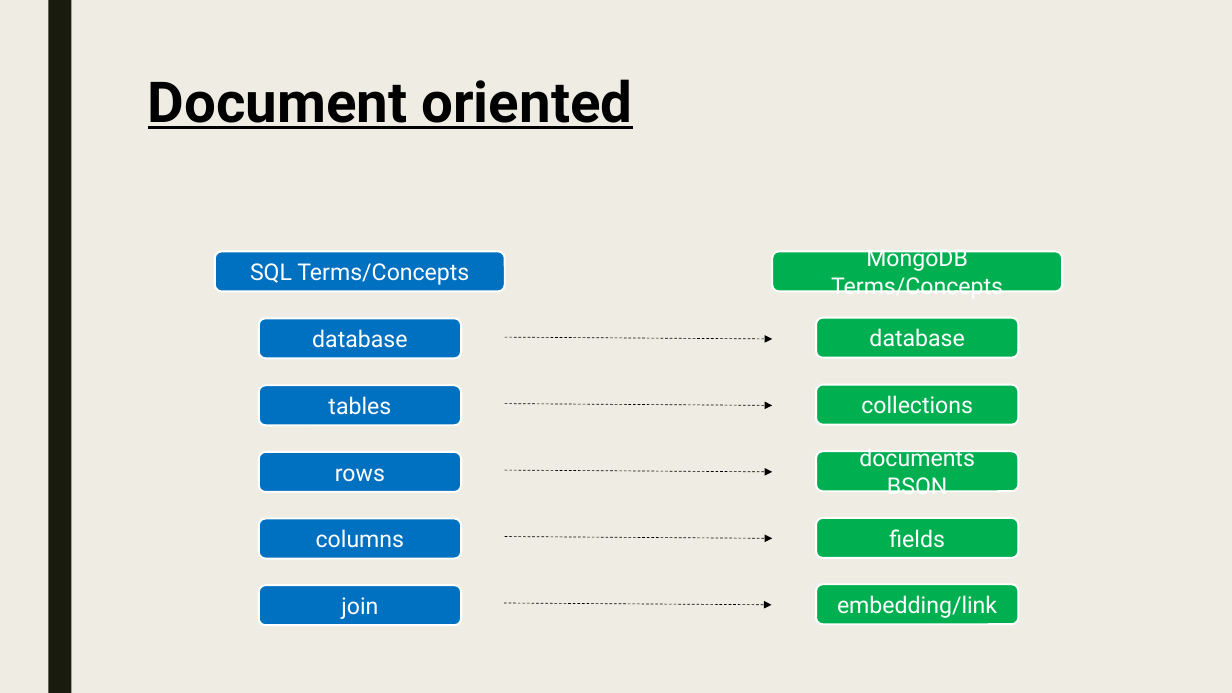
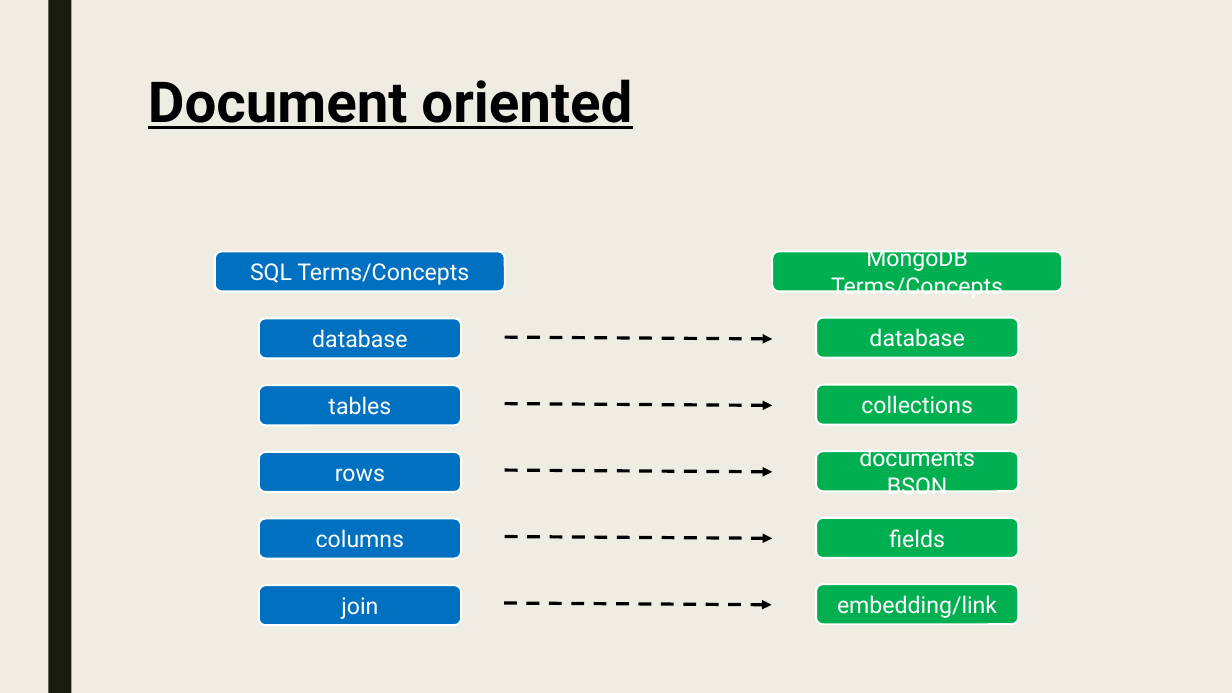
Before and after one commit to pkyurkchiev/mean-stack, a slide deck: slide 10 of presentations/mongoDB.pptx. Drawn at 1232x693 pixels with LibreOffice and Linux fonts; fonts in the diff are those of the drawing. Boxes give left, top, right and bottom in pixels: in the first picture for what was removed or moved away, otherwise in the second. Text is boxed around its words. In the diff, an @@ line names an element or a change of style, - is before the commit and + after.

```diff
--- a/presentations/mongoDB.pptx
+++ b/presentations/mongoDB.pptx
@@ arrow (505, 337) - (773, 339): stroke #000000 0.5 pt dashed to #000000 2.5 pt dashed @@
@@ arrow (505, 404) - (773, 406): stroke #000000 0.5 pt dashed to #000000 2.5 pt dashed @@
@@ arrow (505, 470) - (773, 472): stroke #000000 0.5 pt dashed to #000000 2.5 pt dashed @@
@@ arrow (505, 537) - (773, 539): stroke #000000 0.5 pt dashed to #000000 2.5 pt dashed @@
@@ arrow (505, 604) - (772, 605): stroke #000000 0.5 pt dashed to #000000 2.5 pt dashed @@
```
Also in this commit, not shown: 2 other slides changed, 2 other files.
